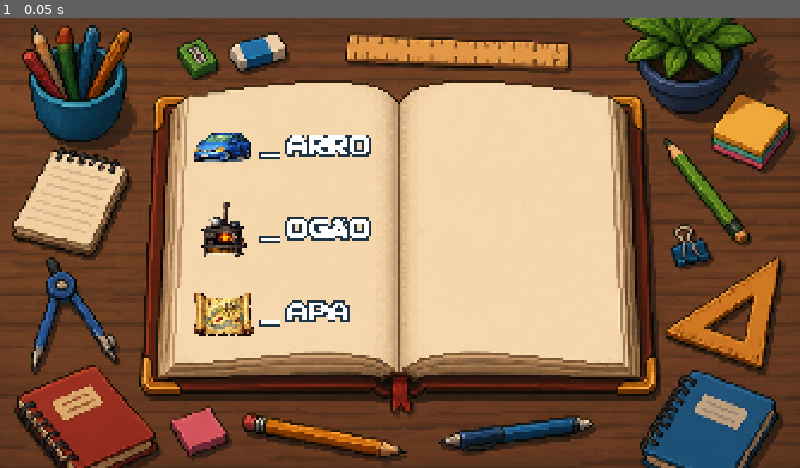
Above: before the commit, frame 1.
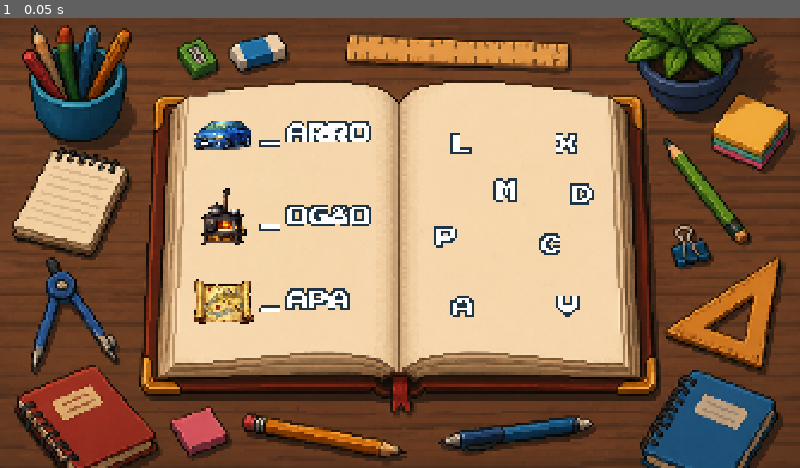
Above: after the commit, the same moment.

Repository: otavioDev07/Luz-do-Tempo
Game: Godot game, scene res://scenes/fase1_2/fase1.2.tscn
The game is run twice, just before and just after one commit, with the same random seed, the same clock (stepped at 60 frames per second) and the same inputs. This scene is started directly instead of the project's main scene.
Inputs:
- Up to frame 1 (0.05 s): no input

The runs differ from the first frame. In frame 1, 4.9% of the frame differs, in the area x 24-75%, y 22-71%.

Commit message:
definição inicial das letras da página direita da fase 1.2

Diff:
--- a/scenes/fase1_2/fase1.2.tscn
+++ b/scenes/fase1_2/fase1.2.tscn
@@ -28,9 +28,9 @@
 anchor_left = 0.013
 anchor_right = 0.013
 offset_left = 4.0459943
-offset_top = 9.0
-offset_right = 373.008
-offset_bottom = 487.0
+offset_top = -21.0
+offset_right = 468.046
+offset_bottom = 559.0
 theme_override_constants/separation = 50
 
 [node name="linhaObjeto1" type="HBoxContainer" parent="paginaEsquerda/VBoxContainer" unique_id=745453198]
@@ -104,3 +104,82 @@
 offset_top = 221.0
 offset_right = 1445.0
 offset_bottom = 770.0
+
+[node name="letra_C" type="Label" parent="paginaDireita" unique_id=1801518358]
+layout_mode = 0
+offset_left = 284.0
+offset_top = 301.0
+offset_right = 334.0
+offset_bottom = 351.0
+text = "C"
+label_settings = ExtResource("3_ot04g")
+
+[node name="letra_F" type="Label" parent="paginaDireita" unique_id=331791434]
+layout_mode = 0
+offset_top = 1.0
+offset_right = 40.0
+offset_bottom = 24.0
+label_settings = ExtResource("3_ot04g")
+
+[node name="letra_M" type="Label" parent="paginaDireita" unique_id=1367416719]
+layout_mode = 0
+offset_left = 178.0
+offset_top = 171.0
+offset_right = 228.0
+offset_bottom = 221.0
+text = "M"
+label_settings = ExtResource("3_ot04g")
+
+[node name="letra_L" type="Label" parent="paginaDireita" unique_id=963907767]
+layout_mode = 0
+offset_left = 67.0
+offset_top = 58.0
+offset_right = 117.0
+offset_bottom = 108.0
+text = "L"
+label_settings = ExtResource("3_ot04g")
+
+[node name="letra_P" type="Label" parent="paginaDireita" unique_id=1541575586]
+layout_mode = 0
+offset_left = 32.0
+offset_top = 282.0
+offset_right = 82.0
+offset_bottom = 332.0
+text = "P"
+label_settings = ExtResource("3_ot04g")
+
+[node name="letra_V" type="Label" parent="paginaDireita" unique_id=890219041]
+layout_mode = 0
+offset_left = 326.0
+offset_top = 448.0
+offset_right = 376.0
+offset_bottom = 498.0
+text = "V"
+label_settings = ExtResource("3_ot04g")
+
+[node name="letra_X" type="Label" parent="paginaDireita" unique_id=1129615155]
+layout_mode = 0
+offset_left = 322.0
+offset_top = 58.0
+offset_right = 372.0
+offset_bottom = 108.0
+text = "X"
+label_settings = ExtResource("3_ot04g")
+
+[node name="letra_A" type="Label" parent="paginaDireita" unique_id=1673615150]
+layout_mode = 0
+offset_left = 74.0
+offset_top = 449.0
+offset_right = 124.0
+offset_bottom = 499.0
+text = "A"
+label_settings = ExtResource("3_ot04g")
+
+[node name="letra_D" type="Label" parent="paginaDireita" unique_id=394272813]
+layout_mode = 0
+offset_left = 360.0
+offset_top = 180.0
+offset_right = 410.0
+offset_bottom = 230.0
+text = "D"
+label_settings = ExtResource("3_ot04g")
